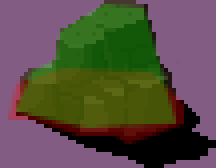
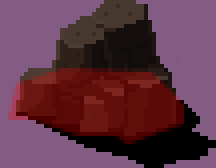
Two versions of the same layered image (216x168). Layer-by-layer changes:
hid "Hotspot" over bbox(16, 4, 176, 128)
